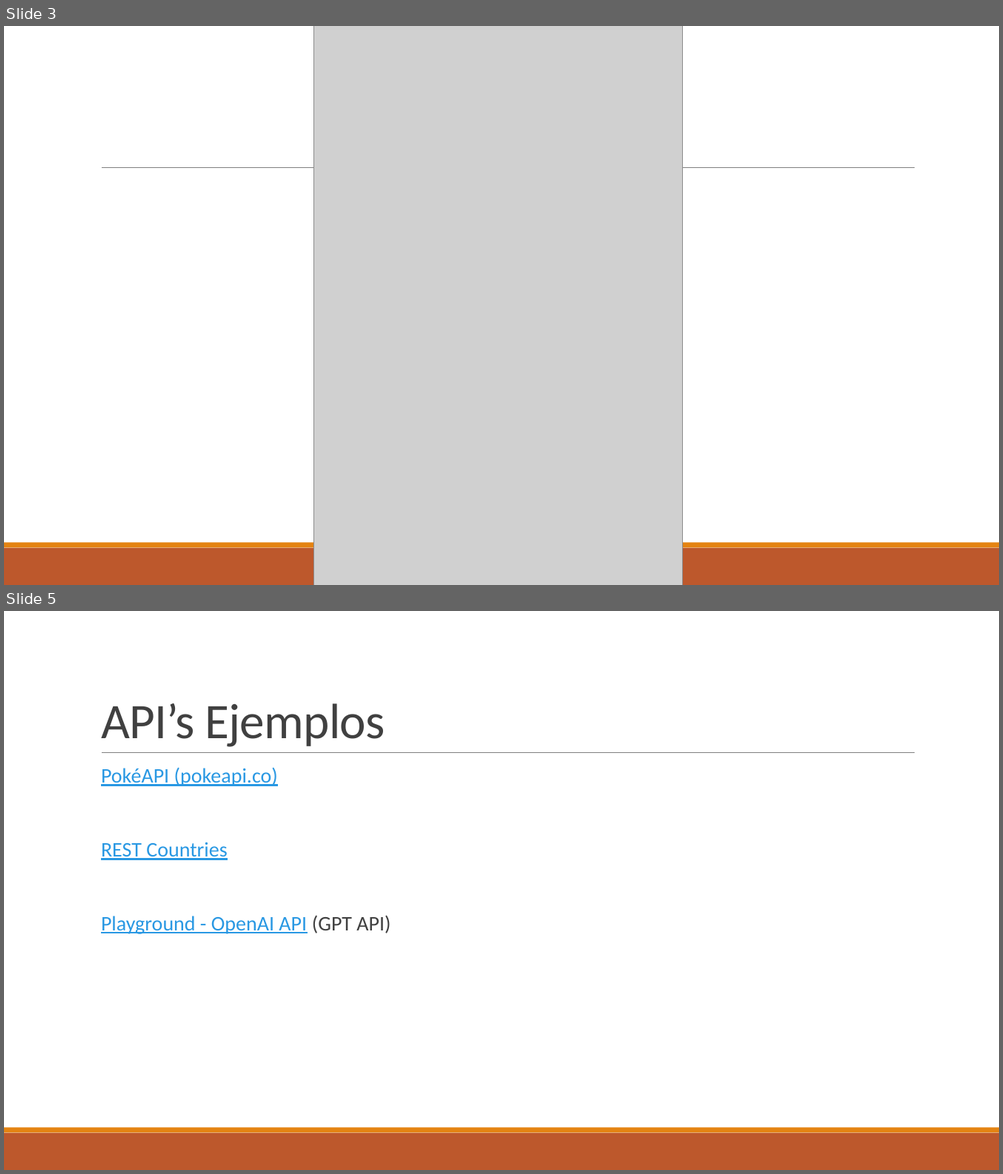
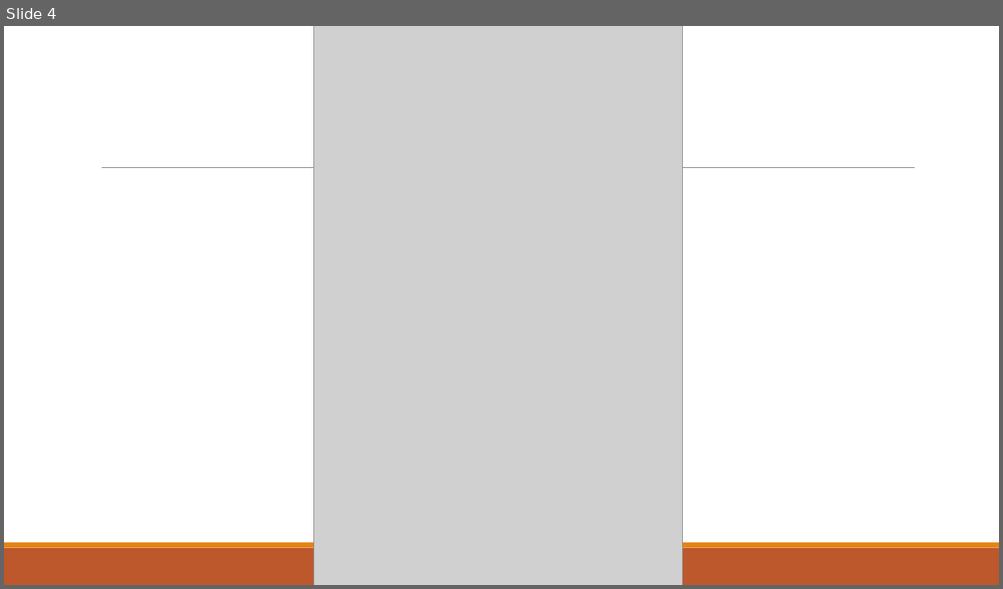
Before and after one commit to bsaezceim/apiexample, a slide deck: Concepto API REST.pptx. Shown one above the other, each under a label of ours: slides 3 and 5 before the commit, slide 4 after it; the slides between them are not shown. The pictures are 1003x1174 and 1003x589 pixels, drawn with LibreOffice and Linux fonts; fonts in the diff are those of the drawing; grey boxes stand for pictures. Boxes give left, top, right and bottom in pixels: in the first picture for what was removed or moved away, otherwise in the second. Text is boxed around its words. In the diff, an @@ line names an element or a change of style, - is before the commit and + after.

```diff
--- a/Concepto API REST.pptx
+++ b/Concepto API REST.pptx
@@ slide 5 removed at bbox=[4, 611, 999, 1170], background #FFFFFF; not listed: 3 template elements that a slide beside it also shows @@
@@ title removed at bbox=[101, 703, 384, 747] @@
-API’s Ejemplos
@@ text removed at bbox=[101, 767, 390, 934] @@
-  PokéAPI (pokeapi.co)
-  REST Countries
-  Playground - OpenAI API (GPT API)
@@ what was slide 3 is now slide 4 @@
```
Also in this commit, not shown: 1 slide changed, 4 slides added, 1 other slide removed.
